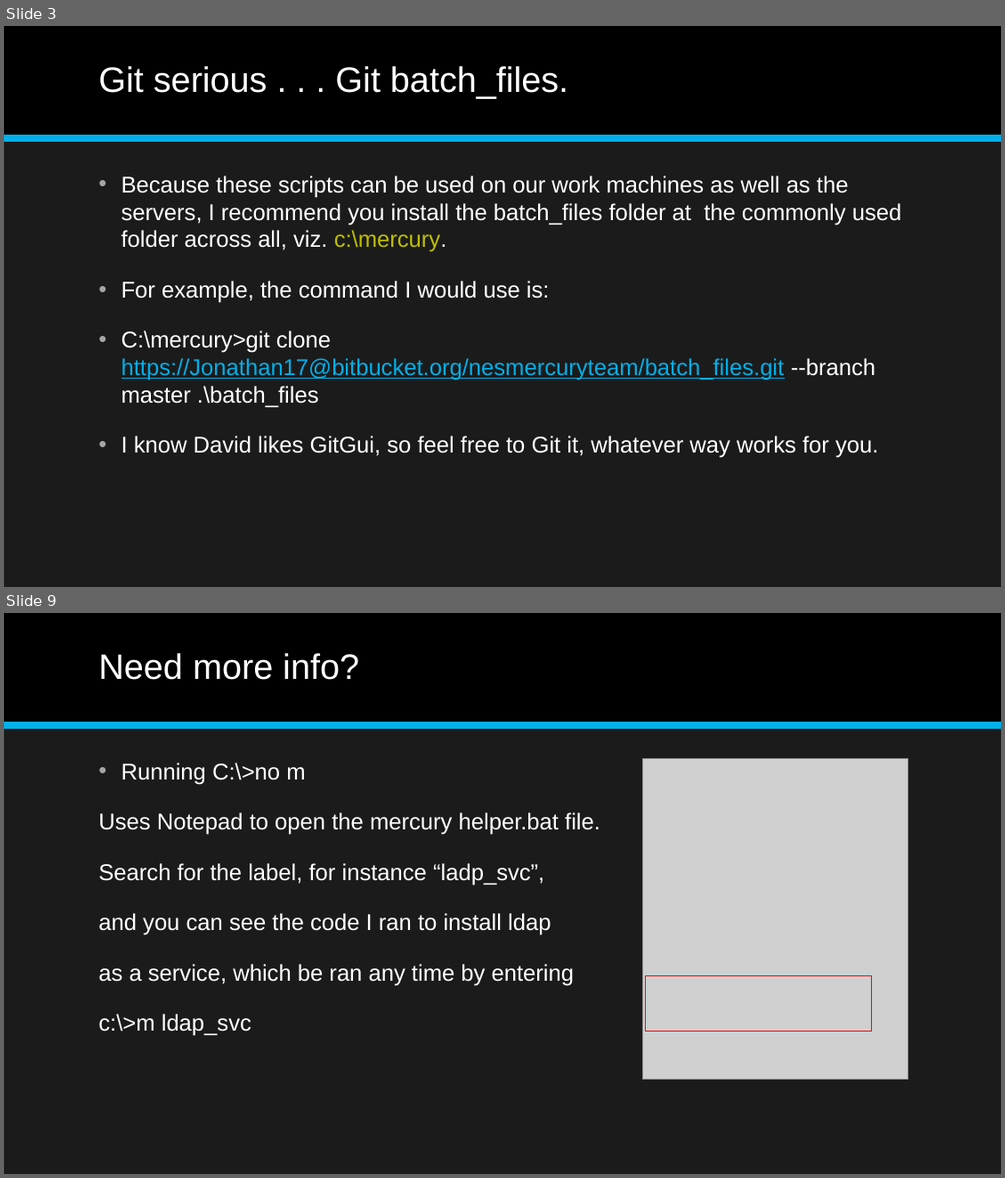
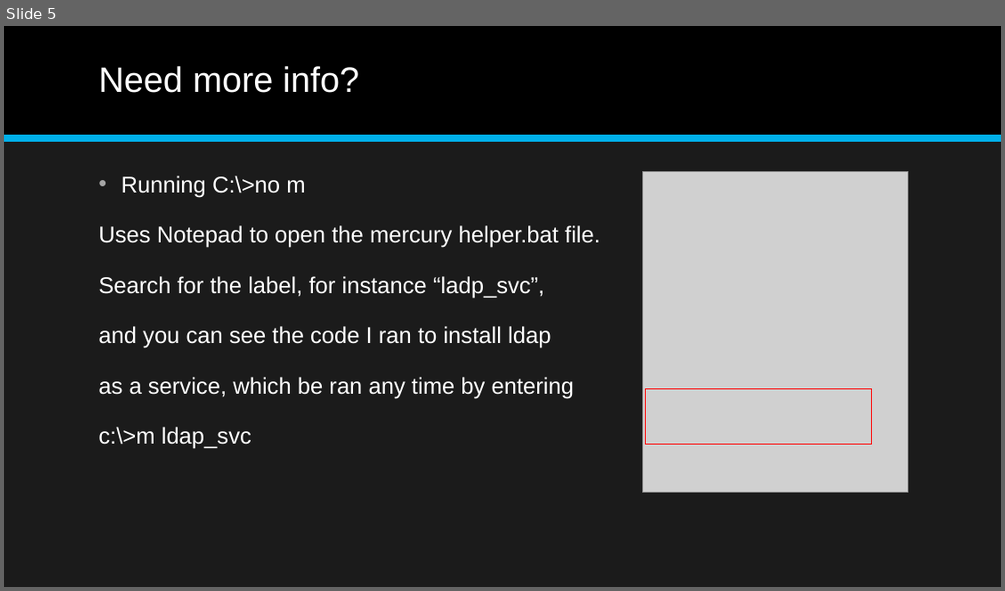
Before and after one commit to jonathan-r-jones/Composable-Batch-Files, a slide deck: Composable Batch File Helper.pptx. Shown one above the other, each under a label of ours: slides 3 and 9 before the commit, slide 5 after it; the slides between them are not shown. The pictures are 1005x1178 and 1005x591 pixels, drawn with LibreOffice and Linux fonts; fonts in the diff are those of the drawing; grey boxes stand for pictures. Boxes give left, top, right and bottom in pixels: in the first picture for what was removed or moved away, otherwise in the second. Text is boxed around its words. In the diff, an @@ line names an element or a change of style, - is before the commit and + after.

```diff
--- a/Composable Batch File Helper.pptx
+++ b/Composable Batch File Helper.pptx
@@ slide 3 removed at bbox=[4, 26, 1001, 587], background #1B1B1B; not listed: 2 template elements that a slide beside it also shows @@
@@ title removed at bbox=[98, 66, 568, 99] @@
-Git serious . . . Git batch_files.
@@ text removed at bbox=[121, 176, 902, 458] @@
-• Because these scripts can be used on our work machines as well as the servers, I recommend you install the batch_files folder at the commonly used folder across all, viz. c:\mercury.
-• For example, the command I would use is:
-• C:\mercury>git clone https://Jonathan17@bitbucket.org/nesmercuryteam/batch_files.git --branch master .\batch_files
-• I know David likes GitGui, so feel free to Git it, whatever way works for you.
@@ what was slide 9 is now slide 5 @@
```
Also in this commit, not shown: 6 slides changed, 3 other slides removed, 9 other files.
